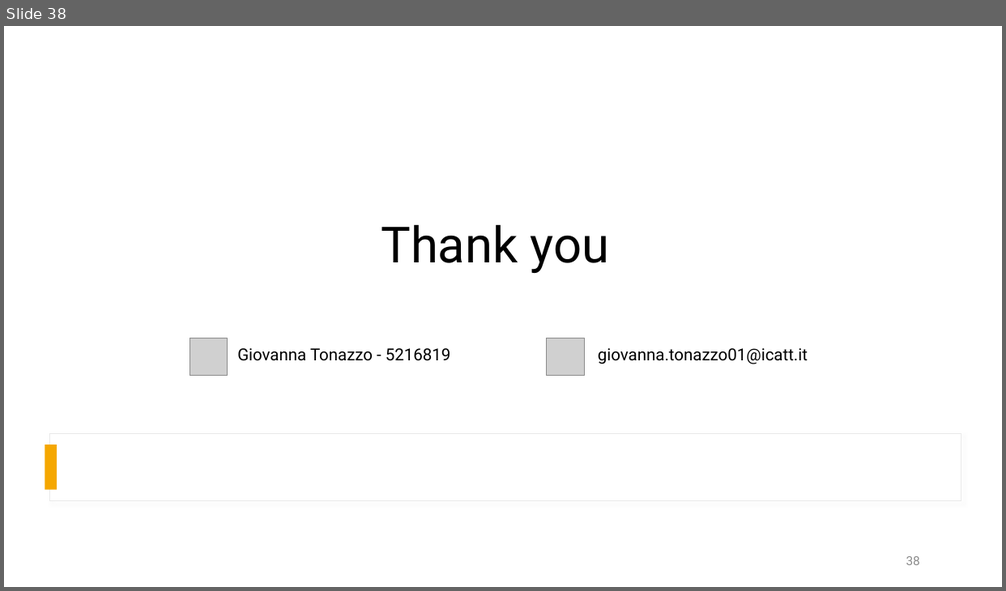
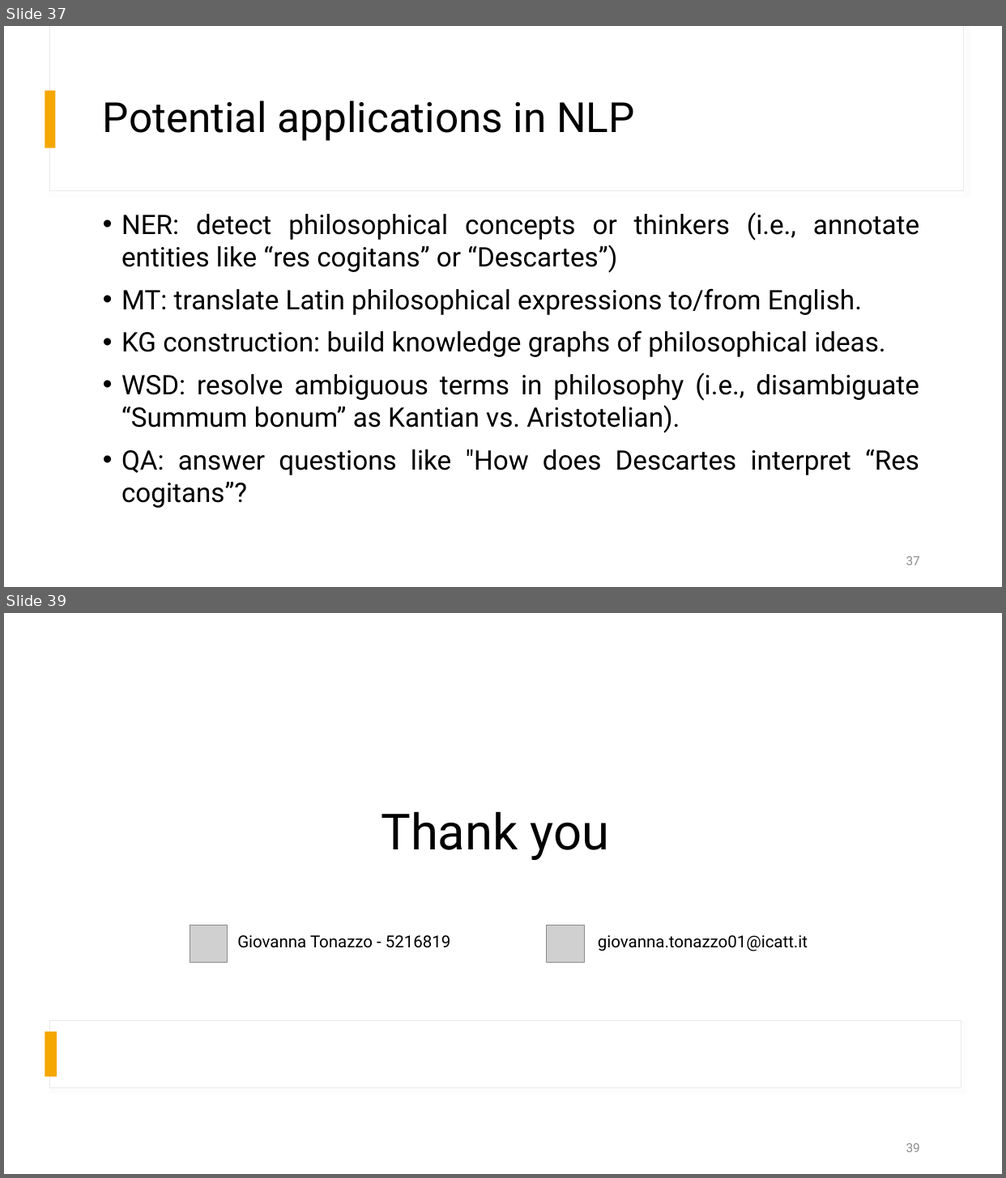
Before and after one commit to tonazzog/PhiloLatin, a slide deck: Linking Latin Philosophical Expressions.pptx. Shown one above the other, each under a label of ours: slide 38 before the commit, slides 37 and 39 after it; the slides between them are not shown. The pictures are 1006x591 and 1006x1178 pixels, drawn with LibreOffice and Linux fonts; fonts in the diff are those of the drawing; grey boxes stand for pictures. Boxes give left, top, right and bottom in pixels: in the first picture for what was removed or moved away, otherwise in the second. Text is boxed around its words. In the diff, an @@ line names an element or a change of style, - is before the commit and + after.

```diff
--- a/Linking Latin Philosophical Expressions.pptx
+++ b/Linking Latin Philosophical Expressions.pptx
@@ slide 37 added at <box>4,26,1002,587</box>, background #FFFFFF @@
@@ rectangle added at <box>49,26,964,191</box>, fill #FFFFFF, outline #E9E9E9 0.75 pt @@
@@ rectangle added at <box>45,90,56,148</box>, fill #F5A700 @@
@@ title added at <box>103,101,635,141</box>, 40 pt, text #000000 @@
+Potential applications in NLP
@@ text added at <box>121,212,919,508</box>, 25.9 pt, text #000000 @@
+• NER: detect philosophical concepts or thinkers (i.e., annotate entities like “res cogitans” or “Descartes”)
+• MT: translate Latin philosophical expressions to/from English.
+• KG construction: build knowledge graphs of philosophical ideas.
+• WSD: resolve ambiguous terms in philosophy (i.e., disambiguate “Summum bonum” as Kantian vs. Aristotelian).
+• QA: answer questions like "How does Descartes interpret “Res cogitans”?
@@ page number added at <box>906,557,920,565</box>, 12 pt, text #8C8C8C @@
+37
@@ what was slide 38 is now slide 39 @@
```
Also in this commit, not shown: 1 other slide added, 1 slide removed, 1 other file.
